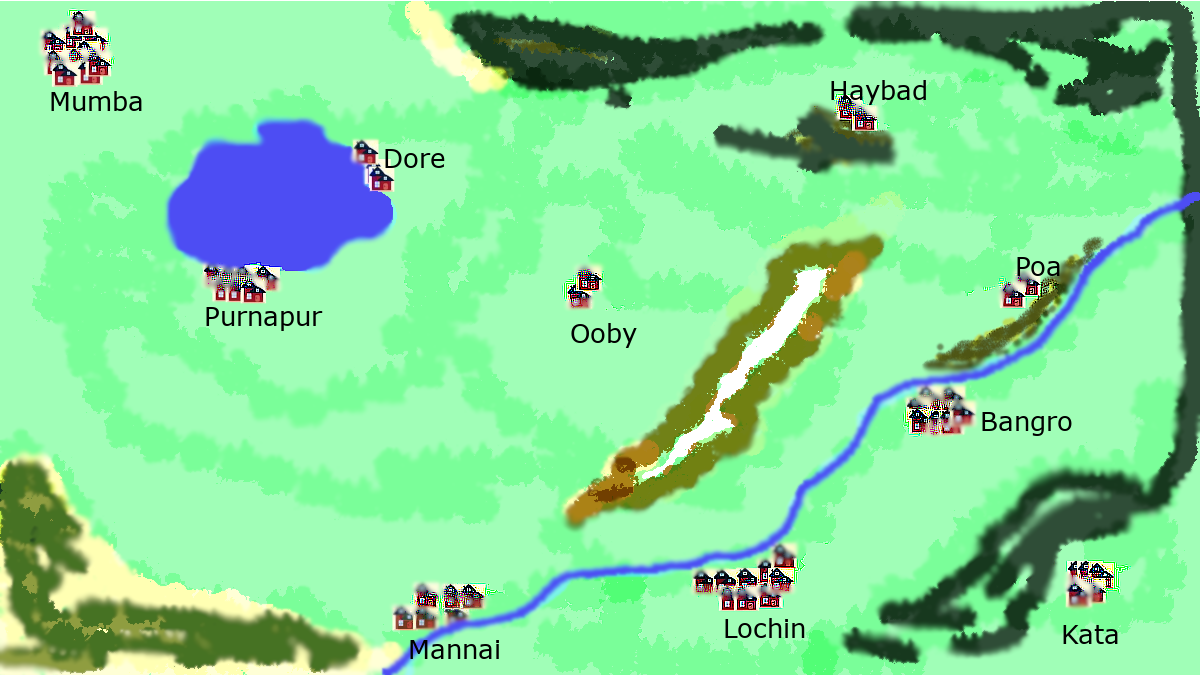
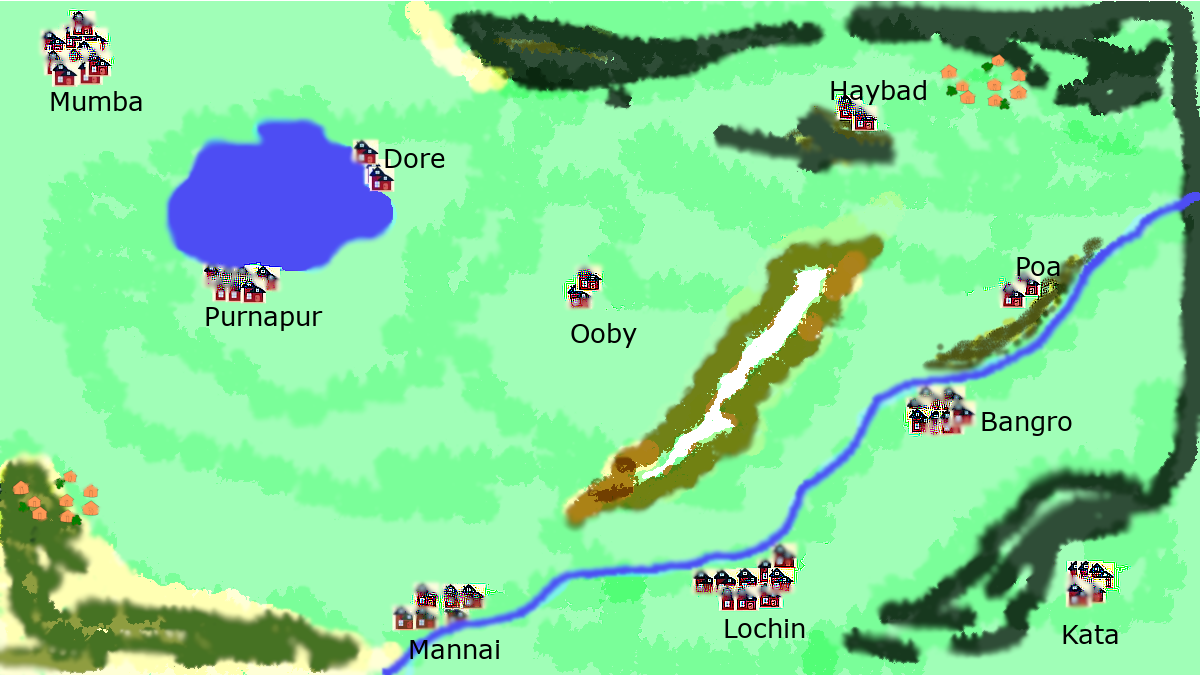
The second 1200 × 675 image is a revision of the first. Changes to its layers:
painted on "aerialview.png" over [0, 51, 1080, 526]
